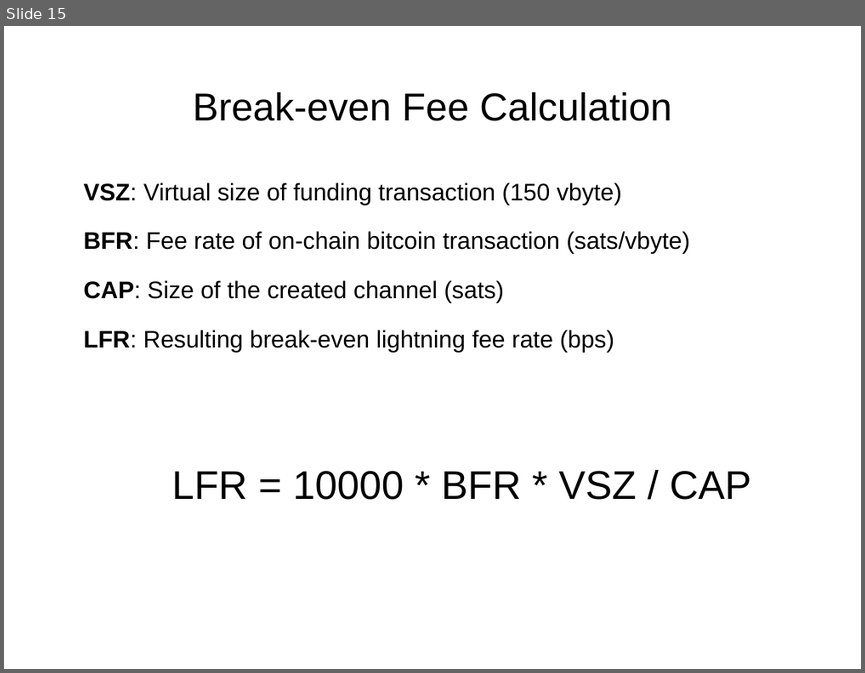
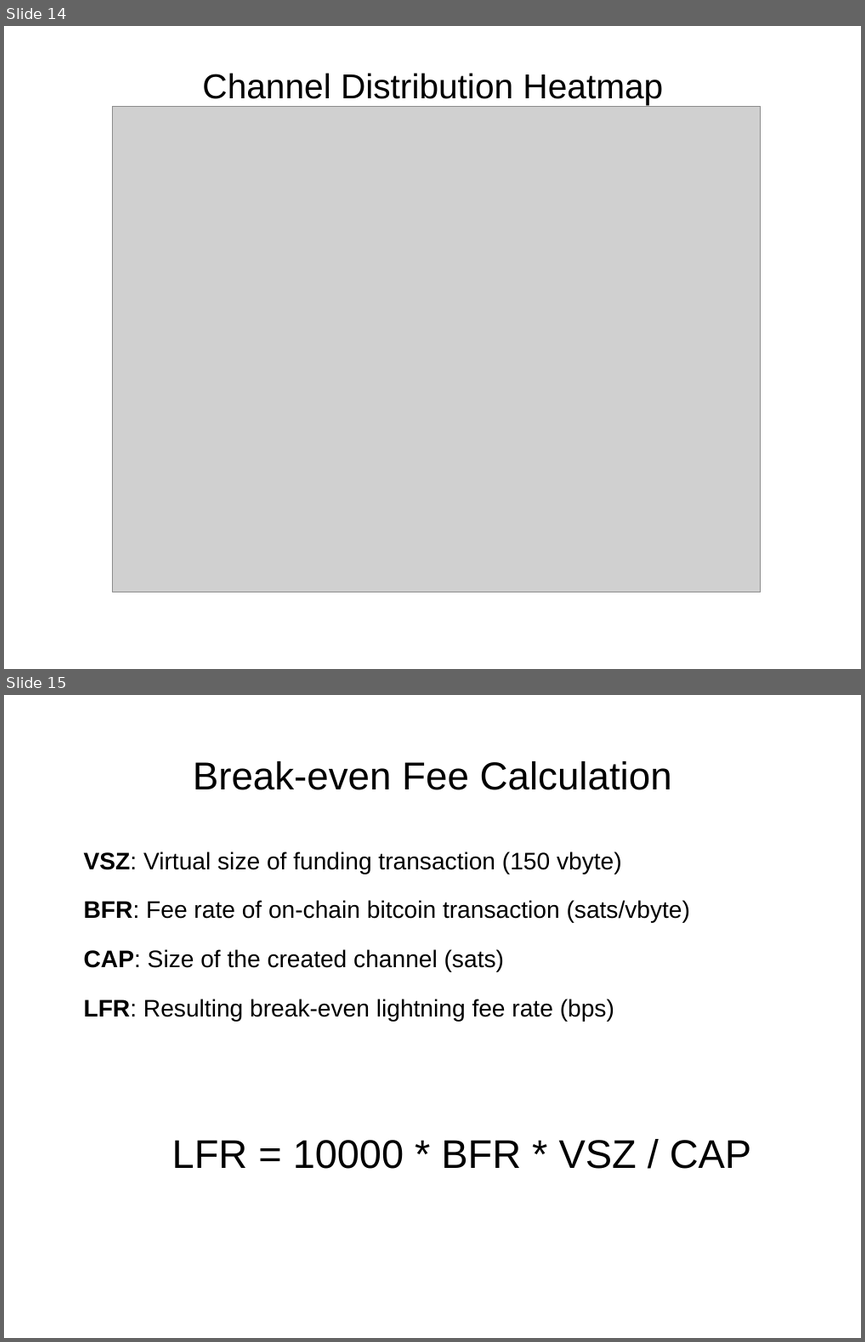
Before and after one commit to ksedgwic/lndtool, a slide deck: lightning-fee-market.odp. Shown one above the other, each under a label of ours: slide 15 before the commit, slides 14 and 15 after it. The pictures are 865x673 and 865x1342 pixels, drawn with LibreOffice and Linux fonts; fonts in the diff are those of the drawing; grey boxes stand for pictures. Boxes give left, top, right and bottom in pixels: in the first picture for what was removed or moved away, otherwise in the second. Text is boxed around its words. In the diff, an @@ line names an element or a change of style, - is before the commit and + after.

```diff
--- a/lightning-fee-market.odp
+++ b/lightning-fee-market.odp
@@ slide 14 added at (4, 26, 861, 669), background #FFFFFF @@
@@ text added at (202, 73, 663, 104), 32 pt, text #000000 @@
+Channel Distribution Heatmap
@@ picture added at (113, 106, 760, 592) @@
```
Also in this commit, not shown: 1 slide changed, 1 slide removed, 1 other file.
